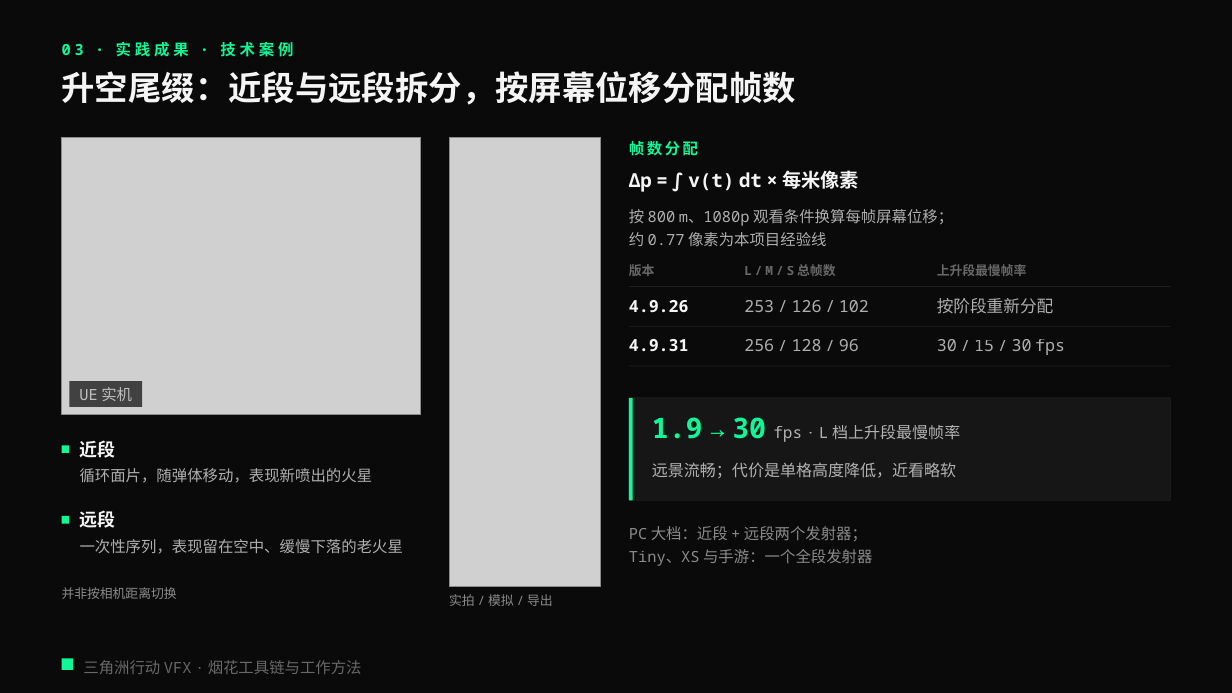
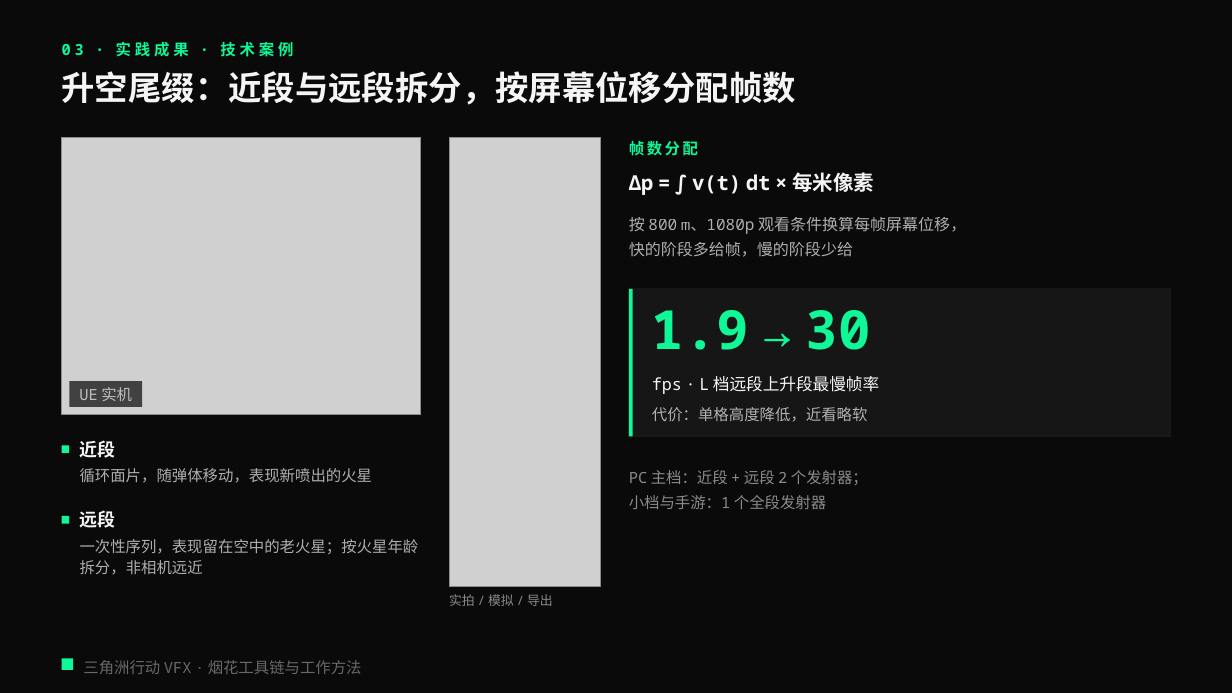
Before and after one commit to loccmaiii-lang/FireWorksLab, a slide deck: slide 15 of 协作/提示词/分享PPT交接_2026-10-29/第四版交付_云端/烟花秀AI全流程_第四版.pptx. Drawn at 1232x693 pixels with LibreOffice and Linux fonts; fonts in the diff are those of the drawing; grey boxes stand for pictures. Boxes give left, top, right and bottom in pixels: in the first picture for what was removed or moved away, otherwise in the second. Text is boxed around its words. In the diff, an @@ line names an element or a change of style, - is before the commit and + after.

```diff
--- a/协作/提示词/分享PPT交接_2026-10-29/第四版交付_云端/烟花秀AI全流程_第四版.pptx
+++ b/协作/提示词/分享PPT交接_2026-10-29/第四版交付_云端/烟花秀AI全流程_第四版.pptx
@@ text "Δp = ∫ v(t) dt ..." at [629, 172, 874, 195]: size 15 to 16 pt; line spacing 19.5pt to 20.8pt @@
@@ text at [629, 217, 966, 257]: text changed; size 12 to 12.5 pt @@
-按 800 m、1080p 观看条件换算每帧屏幕位移；
-约 0.77 像素为本项目经验线
+按 800 m、1080p 观看条件换算每帧屏幕位移，
+快的阶段多给帧，慢的阶段少给
@@ text removed at [629, 264, 655, 276] @@
-版本
@@ text removed at [744, 264, 835, 276] @@
-L / M / S 总帧数
@@ rectangle: place and size @@
-rectangle at [629, 398, 1171, 501]
+rectangle at [629, 288, 1171, 436]
@@ rectangle: place and size @@
-rectangle at [629, 398, 633, 501]
+rectangle at [629, 288, 633, 436]
@@ rectangle removed at [629, 287, 1171, 287] @@
@@ text removed at [937, 298, 1054, 314] @@
-按阶段重新分配
@@ text removed at [629, 300, 689, 312] @@
-4.9.26
@@ rectangle removed at [629, 326, 1171, 327] @@
@@ text added at [652, 310, 871, 350], 42 pt, text #0FF796, bold @@
+1.9 → 30
@@ text removed at [744, 300, 869, 312] @@
-253 / 126 / 102
@@ text removed at [629, 339, 689, 351] @@
-4.9.31
@@ text removed at [744, 339, 859, 351] @@
-256 / 128 / 96
@@ text removed at [937, 339, 1065, 355] @@
-30 / 15 / 30 fps
@@ rectangle removed at [629, 366, 1171, 367] @@
@@ text at [652, 376, 879, 394]: text changed; size 10 to 13 pt; text colour #F5F5F5 at 40% opacity to #F5F5F5; bold off @@
-上升段最慢帧率
+fps · L 档远段上升段最慢帧率
@@ text at [652, 407, 868, 422]: text changed; size 12.5 to 12 pt @@
-远景流畅；代价是单格高度降低，近看略软
+代价：单格高度降低，近看略软
@@ text removed at [652, 417, 960, 442] @@
-1.9 → 30 fps · L 档上升段最慢帧率
@@ text at [629, 470, 868, 509]: text changed @@
-PC 大档：近段 + 远段两个发射器；
-Tiny、XS 与手游：一个全段发射器
+PC 主档：近段 + 远段 2 个发射器；
+小档与手游：1 个全段发射器
@@ text at [80, 539, 419, 575]: text changed @@
-一次性序列，表现留在空中、缓慢下落的老火星
+一次性序列，表现留在空中的老火星；按火星年龄拆分，非相机远近
@@ text removed at [62, 587, 177, 599] @@
-并非按相机距离切换
```
Also in this commit, not shown: 10 other slides changed, 9 other files.
